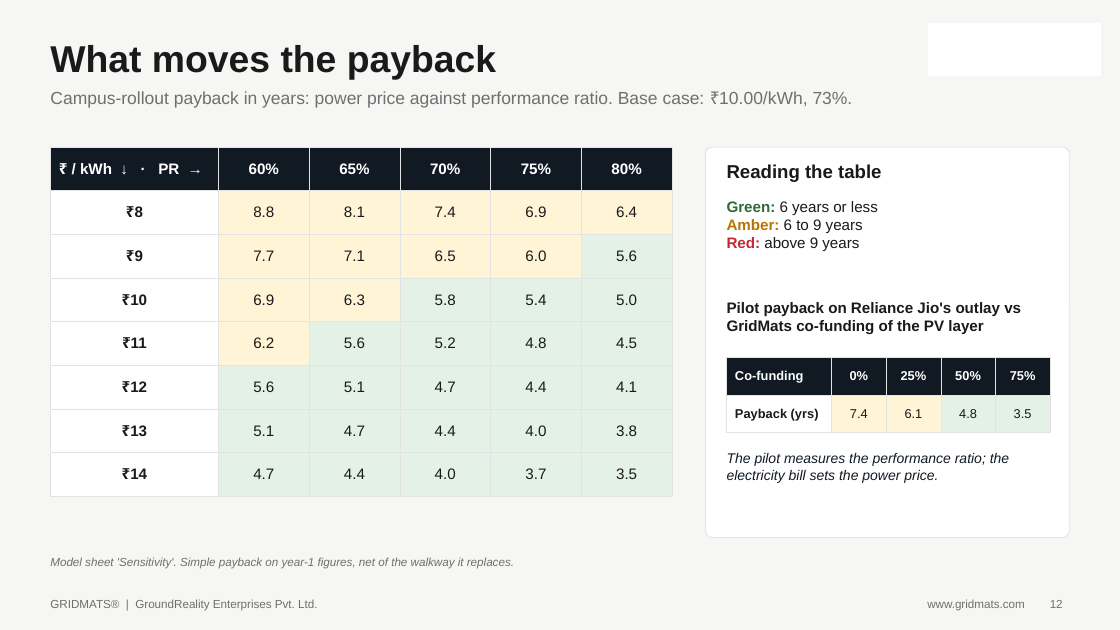
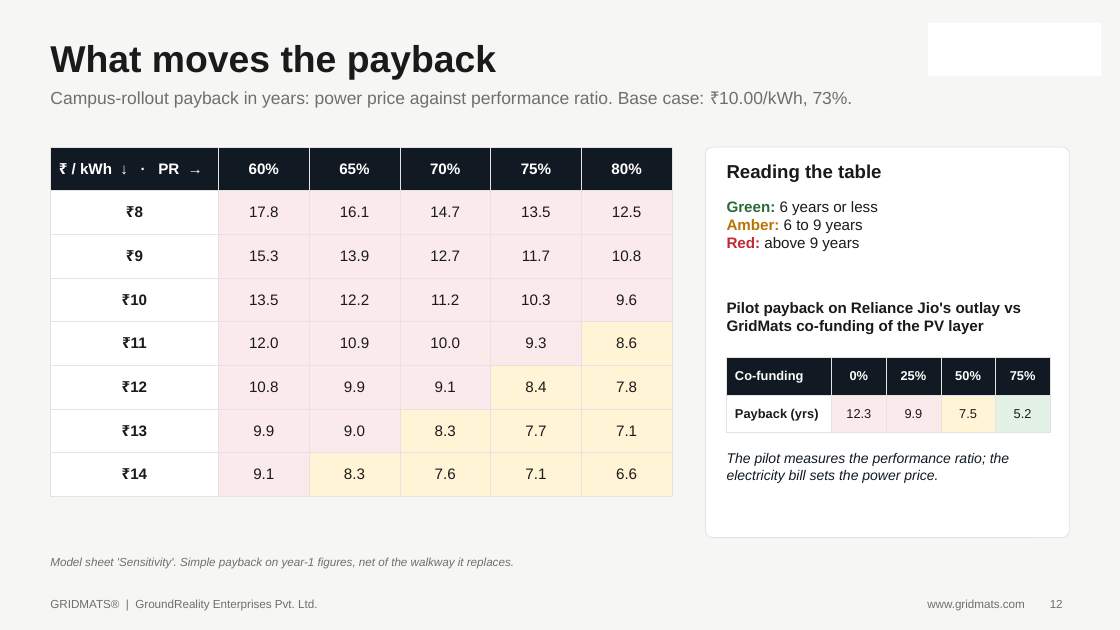
Before and after one commit to bprathap79/gridmats-monitor, a slide deck: slide 12 of solar-walkway-template/output/reliance-jio/GridMats_Solar_Walkway_Proposal_Reliance_Jio.pptx. Drawn at 1120x630 pixels with LibreOffice and Linux fonts; fonts in the diff are those of the drawing; background and template pictures are left out. Boxes give left, top, right and bottom in pixels: in the first picture for what was removed or moved away, otherwise in the second. Text is boxed around its words. In the diff, an @@ line names an element or a change of style, - is before the commit and + after.

```diff
--- a/solar-walkway-template/output/reliance-jio/GridMats_Solar_Walkway_Proposal_Reliance_Jio.pptx
+++ b/solar-walkway-template/output/reliance-jio/GridMats_Solar_Walkway_Proposal_Reliance_Jio.pptx
@@ table at [50, 147, 672, 483] @@
-row 2: ₹8 | 8.8 | 8.1 | 7.4 | 6.9 | 6.4
+row 2: ₹8 | 17.8 | 16.1 | 14.7 | 13.5 | 12.5
-row 3: ₹9 | 7.7 | 7.1 | 6.5 | 6.0 | 5.6
+row 3: ₹9 | 15.3 | 13.9 | 12.7 | 11.7 | 10.8
-row 4: ₹10 | 6.9 | 6.3 | 5.8 | 5.4 | 5.0
+row 4: ₹10 | 13.5 | 12.2 | 11.2 | 10.3 | 9.6
-row 5: ₹11 | 6.2 | 5.6 | 5.2 | 4.8 | 4.5
+row 5: ₹11 | 12.0 | 10.9 | 10.0 | 9.3 | 8.6
-row 6: ₹12 | 5.6 | 5.1 | 4.7 | 4.4 | 4.1
+row 6: ₹12 | 10.8 | 9.9 | 9.1 | 8.4 | 7.8
-row 7: ₹13 | 5.1 | 4.7 | 4.4 | 4.0 | 3.8
+row 7: ₹13 | 9.9 | 9.0 | 8.3 | 7.7 | 7.1
-row 8: ₹14 | 4.7 | 4.4 | 4.0 | 3.7 | 3.5
+row 8: ₹14 | 9.1 | 8.3 | 7.6 | 7.1 | 6.6
@@ fill #FFF4D6 to #FBEAEC in 12 cells @@
@@ fill #E3F1E6 to #FBEAEC in 13 cells @@
@@ fill #E3F1E6 to #FFF4D6 in 10 cells @@
@@ table at [727, 357, 1050, 441] @@
-row 2: Payback (yrs) | 7.4 | 6.1 | 4.8 | 3.5
+row 2: Payback (yrs) | 12.3 | 9.9 | 7.5 | 5.2
@@ fill #FFF4D6 to #FBEAEC in 2 cells @@
@@ fill #E3F1E6 to #FFF4D6 in row 2, column 4 @@
```
Also in this commit, not shown: 8 other slides changed, 9 other files.
